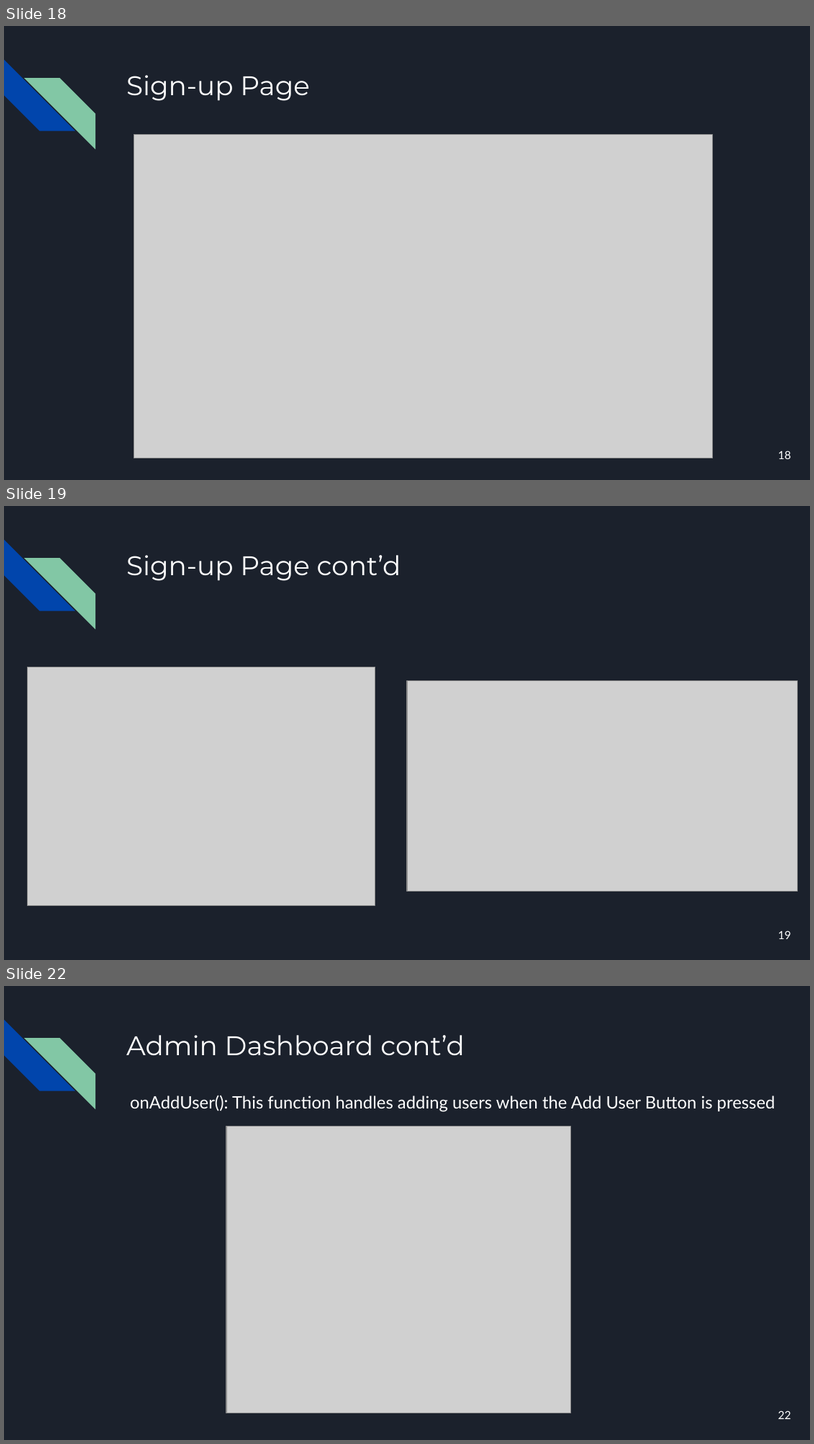
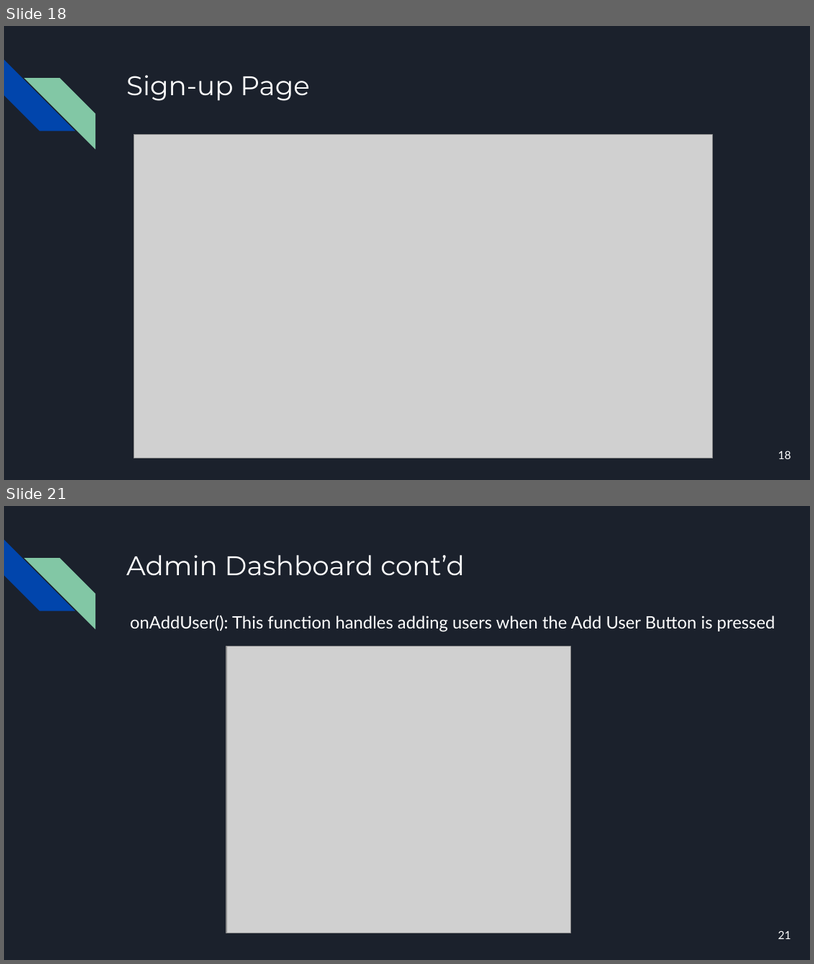
Before and after one commit to acompsec1/CSCI-2210-Java-Warehouse-Managment-System, a slide deck: The Knicks Java Final Project Presentation.pptx. Shown one above the other, each under a label of ours: slides 18, 19 and 22 before the commit, slides 18 and 21 after it; the slides between them are not shown. The pictures are 814x1444 and 814x964 pixels, drawn with LibreOffice and Linux fonts; fonts in the diff are those of the drawing; grey boxes stand for pictures. Boxes give left, top, right and bottom in pixels: in the first picture for what was removed or moved away, otherwise in the second. Text is boxed around its words. In the diff, an @@ line names an element or a change of style, - is before the commit and + after.

```diff
--- a/The Knicks Java Final Project Presentation.pptx
+++ b/The Knicks Java Final Project Presentation.pptx
@@ slide 19 removed at box(4, 506, 810, 960), background #1B212C; not listed: 2 template elements that a slide beside it also shows @@
@@ title removed at box(126, 555, 401, 581) @@
-Sign-up Page cont’d
@@ picture removed at box(27, 667, 375, 905) @@
@@ picture removed at box(407, 681, 797, 890) @@
@@ page number removed at box(779, 930, 792, 939) @@
-19
@@ what was slide 22 is now slide 21 @@
@@ page number at box(779, 930, 792, 939): text changed @@
-22
+21
```
Also in this commit, not shown: 2 slides changed.
